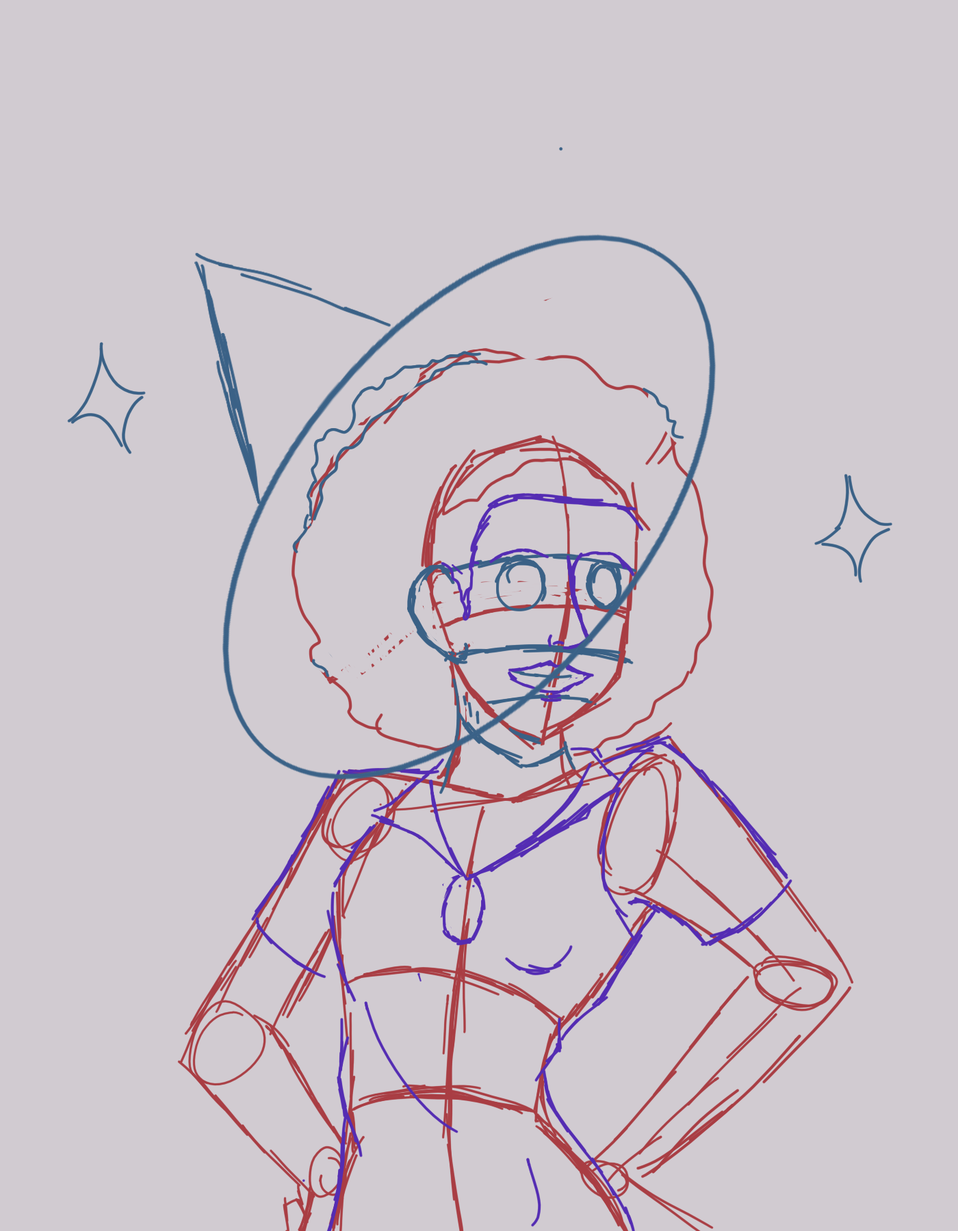
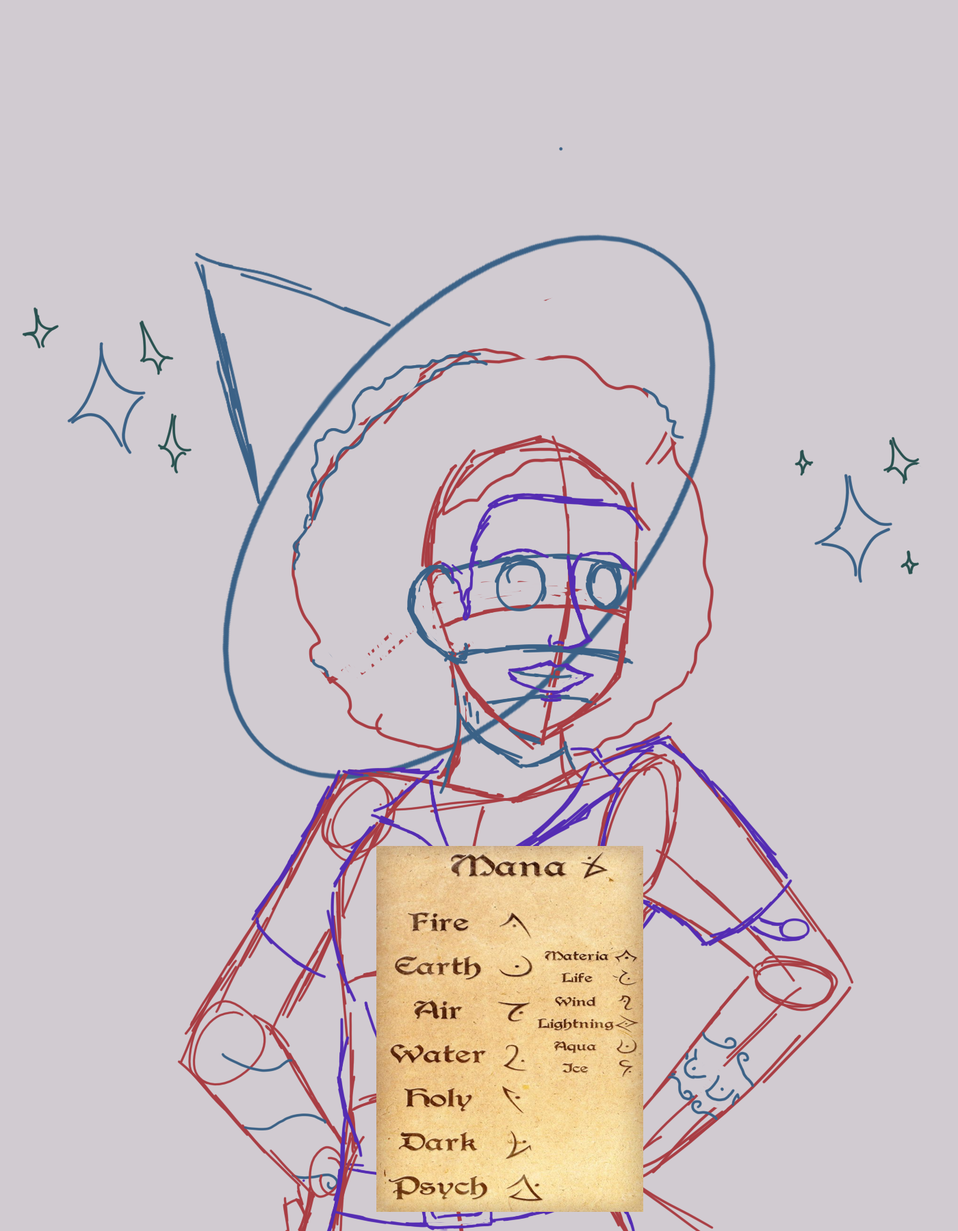
Comparing the layer stacks of the two w=958, h=1231 images. Changes:
added layer "Pintar camada 4 (colado)" above "Pintar camada 3" over [350, 846, 644, 1226]
added layer "Pintar camada 3 (colado) Mescladas" above "Pintar camada 2" over [21, 307, 923, 1231]
painted on "Pintar camada 2" over [175, 414, 694, 781]
removed layer "Pintar camada 1" over [43, 320, 923, 1231]
painted on "Plano de fundo" over [21, 307, 923, 1231]
